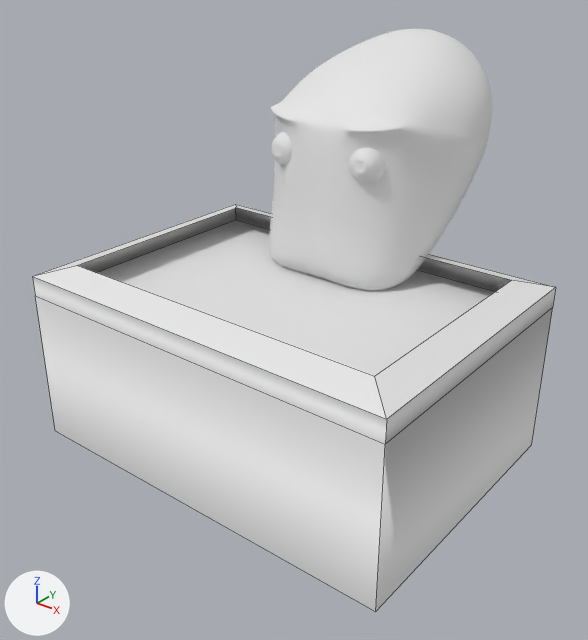
Two versions of the FBX model solo game/Assets/Models/OctoBackground.fbx, one commit apart.
Before and after are seen from a 50 mm camera at (8.47, -11.65, 6.06) aimed at (-0.02, -1.04, -0.52). The axes (+X, +Y, +Z) are drawn at lower left. The lights are the same throughout. Mesh edges are drawn as thin lines on the coarser meshes. Where no turn or scale is listed for an object, it has been applied to the vertices.
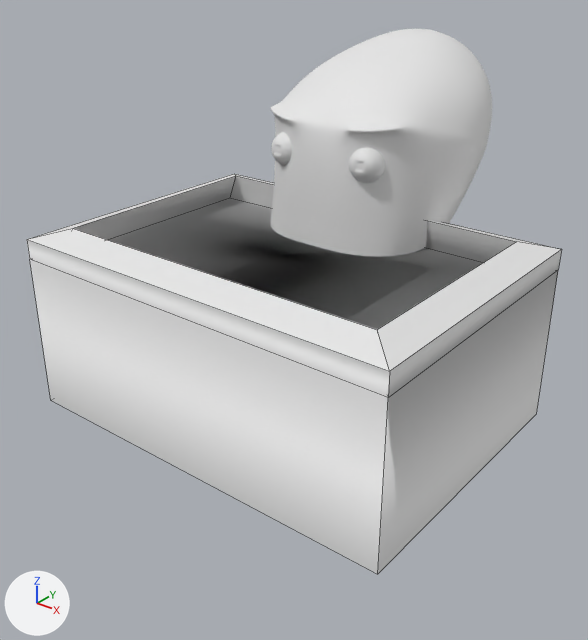
Where the newer file only moved an object's origin or applied its transform, the numbers keep the older frame.

Edits to the bpy script that builds the scene:
```text
Change me_cube:
    used by ob_cube_003; location = (0.43, -1.62, -1.07)
    remove me_cube.from_pydata(...)  # 16 vertices, 14 faces; spans x -3.89..3.52, y -2.53..2.78, z -1.69..1.72
    add me_cube.from_pydata(...)  # 20 vertices, 22 faces; spans x -388.68..352.41, y -169.01..171.85, z -278.03..252.85
    me_cube part 1: the whole mesh is rebuilt
Change ob_cube_003:
    ob_cube_003.location: (0.43, -1.62, -1.07) -> (0.43, -1.62, -0.38)
    ob_cube_003.rotation_euler: (0.0, 0.0, 0.0) -> (1.571, 0.0, 0.0)  # degrees (0, 0, 0) -> degrees (90, 0, 0)
    ob_cube_003.scale: (1.0, 1.0, 1.0) -> (0.01, 0.01, 0.01)
```

Location of each change, (x1, y1, x2, y2) in pixels of the pictures (588 x 640 px):
'Cube.003', reshaped, moved, turned, rescaled: before (32, 204, 556, 611); after (27, 174, 562, 574)
